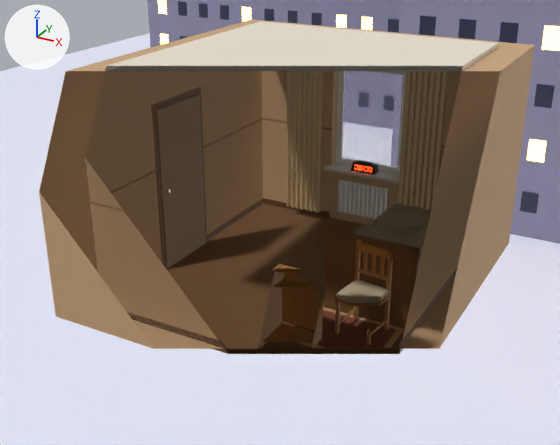
The Blender file blender/bedroom.blend as it was, and as the next commit left it.
Camera for both pictures: a camera (50 mm lens) standing at (5.38, -5.66, 4.38) and looking at (0.85, 2.58, 0.25). Lighting does not change. The marker at upper left points along +X, +Y and +Z. The picture after the commit comes second. Everything nearer to the camera than a plane just in front of the edit is cut away.

In view in the first picture: 'BedFrame', 'Building_Front', 'Building_Left', 'Ceiling', 'Curtain_Left', 'Curtain_Right', 'DeskBody', 'Door', 'Floor', 'Ground', 'Walls', 'WindowGlass' and 12 more.
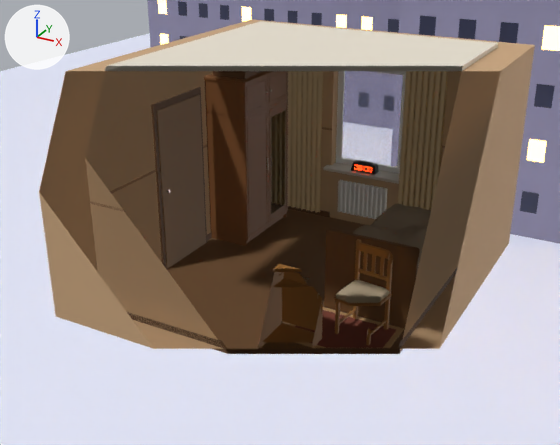
Edits to the bpy script that builds the scene:
```text
Add ob_closet_suitcase:
    ob_closet_suitcase = bpy.data.objects.new('Closet_Suitcase', me_closet_suitcase)  # a box spanning x -0.225..0.225, y -0.31..0.31, z 0.0..0.2, material slot 0; a box spanning x 0.22..0.24, y -0.07..0.07, z 0.105..0.135, material slot 1; in mat_baseboard (brown #6b4a2e), mat_clockplastic (black #1c1a1a); modifiers BEVEL
    ob_closet_suitcase.parent = ob_closet
    ob_closet_suitcase.location = (0.28, 2.6, 2.18)
    ob_closet_suitcase.rotation_euler = (0.0, 0.0, 0.05)  # degrees (0, 0, 2.9)
Add ob_closet:
    ob_closet = bpy.data.objects.new('Closet', None)
    ob_closet.location = (0.0, 0.0, 0.0)
Add ob_closet_topdoorright:
    ob_closet_topdoorright = bpy.data.objects.new('Closet_TopDoorRight', me_closet_topdoorright)  # 64 vertices, 44 faces; spans x 0.0..0.048, y -0.546..0.0, z 0.0..0.406; in mat_wardrobewood (brown #8a5a34), mat_metal (grey #b8b4ac); modifiers BEVEL
    ob_closet_topdoorright.parent = ob_closet
    ob_closet_topdoorright.location = (0.56, 3.298, 1.742)
Add ob_closet_topdoorleft:
    ob_closet_topdoorleft = bpy.data.objects.new('Closet_TopDoorLeft', me_closet_topdoorleft)  # 64 vertices, 44 faces; spans x 0.0..0.048, y 0.0..0.546, z 0.0..0.406; in mat_wardrobewood (brown #8a5a34), mat_metal (grey #b8b4ac); modifiers BEVEL
    ob_closet_topdoorleft.parent = ob_closet
    ob_closet_topdoorleft.location = (0.56, 2.202, 1.742)
Add ob_closet_doorright:
    ob_closet_doorright = bpy.data.objects.new('Closet_DoorRight', me_closet_doorright)  # 56 vertices, 42 faces; spans x 0.0..0.05, y -0.55..0.0, z 0.0..1.66; in mat_wardrobewood (brown #8a5a34), mat_metal (grey #b8b4ac), mat_mirror (pale blue #c8d4dc); modifiers BEVEL
    ob_closet_doorright.parent = ob_closet
    ob_closet_doorright.location = (0.56, 3.298, 0.082)
Add ob_closet_doorleft:
    ob_closet_doorleft = bpy.data.objects.new('Closet_DoorLeft', me_closet_doorleft)  # 48 vertices, 36 faces; spans x 0.0..0.05, y 0.0..0.55, z 0.0..1.66; in mat_wardrobewood (brown #8a5a34), mat_metal (grey #b8b4ac); modifiers BEVEL
    ob_closet_doorleft.parent = ob_closet
    ob_closet_doorleft.location = (0.56, 2.202, 0.082)
Add ob_closetbody:
    ob_closetbody = bpy.data.objects.new('ClosetBody', me_closetbody)  # 84 vertices, 60 faces; spans x 0.0..0.6, y 2.18..3.32, z 0.0..2.18; in mat_wardrobewood (brown #8a5a34), mat_metal (grey #b8b4ac); modifiers BEVEL
    ob_closetbody.parent = ob_closet
    ob_closetbody.location = (0.0, 0.0, 0.0)
```

Location of each change, (x1, y1, x2, y2) in pixels of the pictures (560 x 445 px):
'ClosetBody', added
    after: (204, 71, 286, 246)
'Closet_DoorLeft', added
    after: (244, 107, 268, 241)
    faces in mat_wardrobewood (brown #8a5a34): (244, 107, 268, 241)
'Closet_DoorRight', added
    after: (268, 98, 288, 226)
    faces in mat_mirror (pale blue #c8d4dc): (271, 110, 286, 214)
    faces in mat_wardrobewood (brown #8a5a34): (268, 98, 288, 226)
'Closet_TopDoorLeft', added
    after: (244, 76, 268, 117)
    faces in mat_wardrobewood (brown #8a5a34): (244, 76, 268, 117)
'Closet_TopDoorRight', added
    after: (267, 71, 288, 107)
    faces in mat_wardrobewood (brown #8a5a34): (267, 71, 288, 107)
'Closet_Suitcase', added
    after: (213, 71, 263, 79)
